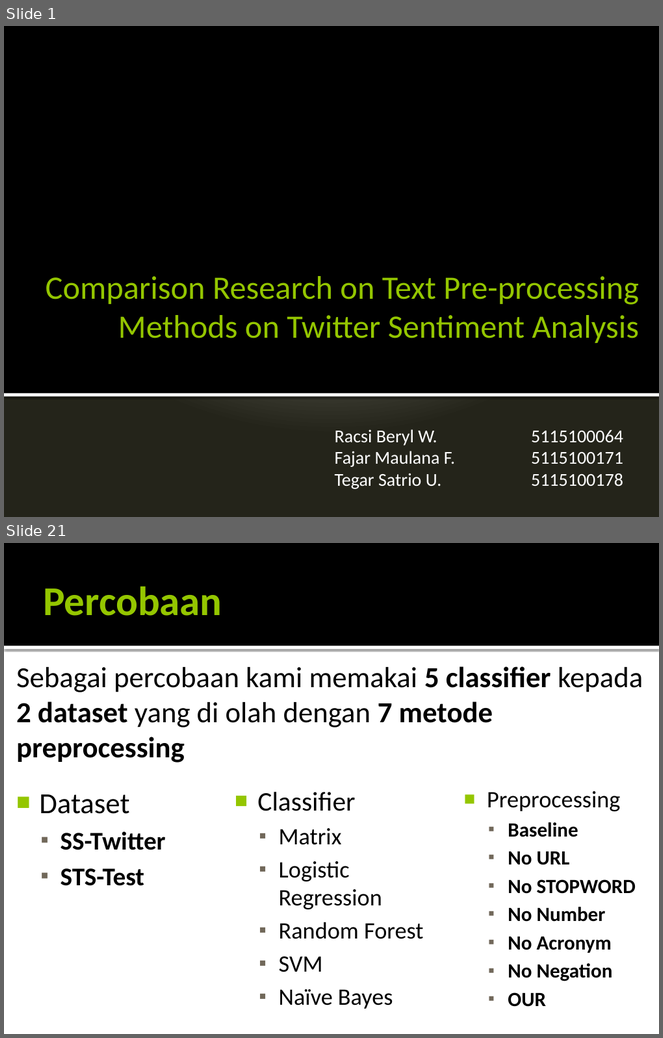
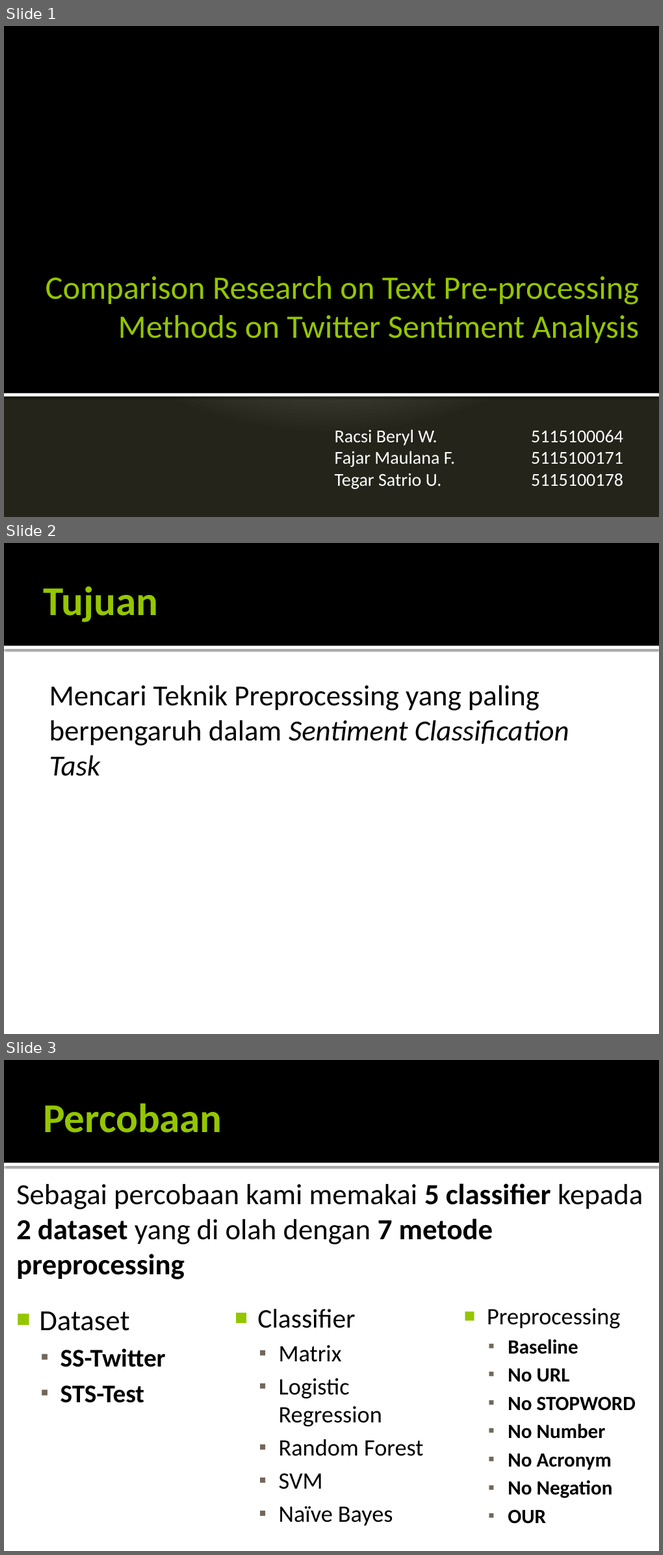
Before and after one commit to TegarSU/Data-Mining, a slide deck: FP/FP-FINAL.pptx. Shown one above the other, each under a label of ours: slides 1 and 21 before the commit, slides 1, 2 and 3 after it; the slides between them are not shown. The pictures are 663x1038 and 663x1555 pixels, drawn with LibreOffice and Linux fonts; fonts in the diff are those of the drawing. Boxes give left, top, right and bottom in pixels: in the first picture for what was removed or moved away, otherwise in the second. Text is boxed around its words. In the diff, an @@ line names an element or a change of style, - is before the commit and + after.

```diff
--- a/FP/FP-FINAL.pptx
+++ b/FP/FP-FINAL.pptx
@@ slide 2 added at (4,543,659,1034), background #FFFFFF; not listed: 2 template elements that a slide beside it also shows @@
@@ title added at (43,587,157,622), 45 pt, text #94C600, bold @@
+Tujuan
@@ text added at (50,685,570,776), 32 pt, text #000000 @@
+Mencari Teknik Preprocessing yang paling berpengaruh dalam Sentiment Classification Task
@@ what was slide 21 is now slide 3 @@
```
Also in this commit, not shown: 1 slide changed, 3 other slides added, 19 slides removed, 4 other files.
